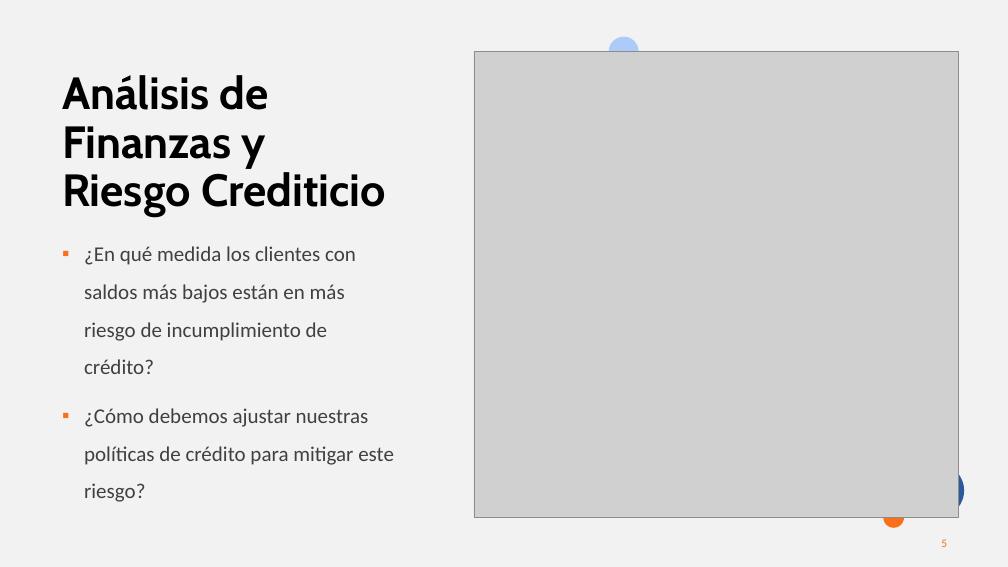
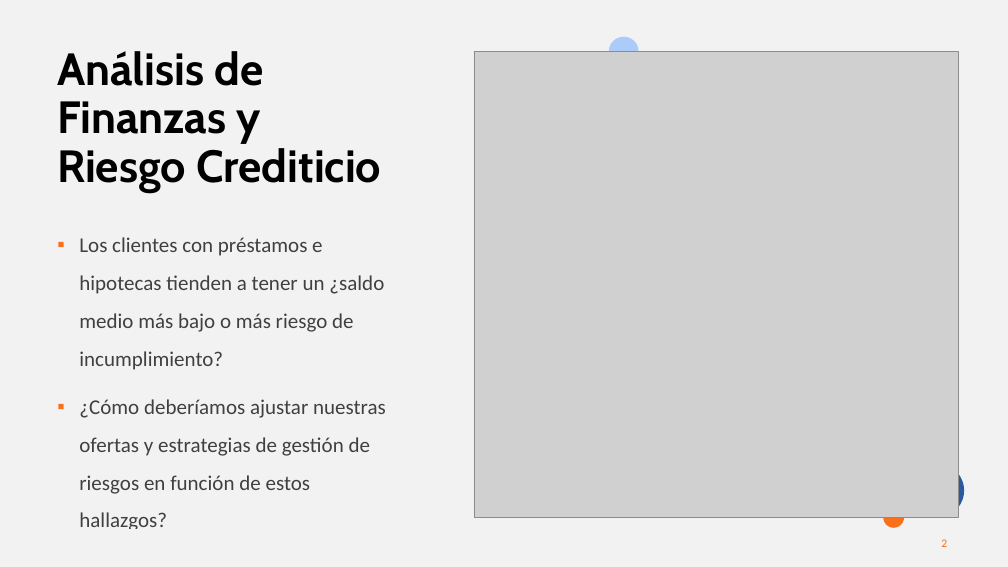
Before and after one commit to MarinaTorba/PersonalDataProrjects, a slide deck: slide 2 of Equip_B/results/S2_Presentacion_Finanzas.pptx (slide 5 before the commit). Drawn at 1008x567 pixels with LibreOffice and Linux fonts; fonts in the diff are those of the drawing; grey boxes stand for pictures. Boxes give left, top, right and bottom in pixels: in the first picture for what was removed or moved away, otherwise in the second. Text is boxed around its words. In the diff, an @@ line names an element or a change of style, - is before the commit and + after.

```diff
--- a/Equip_B/results/S2_Presentacion_Finanzas.pptx
+++ b/Equip_B/results/S2_Presentacion_Finanzas.pptx
@@ title "Análisis de Finanzas y Riesgo ...": place and size @@
-title "Análisis de Finanzas y Riesgo ..." at (62,75,386,217)
+title "Análisis de Finanzas y Riesgo ..." at (57,51,381,193)
@@ text at (79,237,386,529): text changed @@
-▪ ¿En qué medida los clientes con saldos más bajos están en más riesgo de incumplimiento de crédito?
-▪ ¿Cómo debemos ajustar nuestras políticas de crédito para mitigar este riesgo?
+▪ Los clientes con préstamos e hipotecas tienden a tener un ¿saldo medio más bajo o más riesgo de incumplimiento?
+▪ ¿Cómo deberíamos ajustar nuestras ofertas y estrategias de gestión de riesgos en función de estos hallazgos?
@@ page number at (941,539,947,547): text changed @@
-5
+2
```
Also in this commit, not shown: 2 other slides changed, 3 slides added, 5 slides removed, 1 other file.
